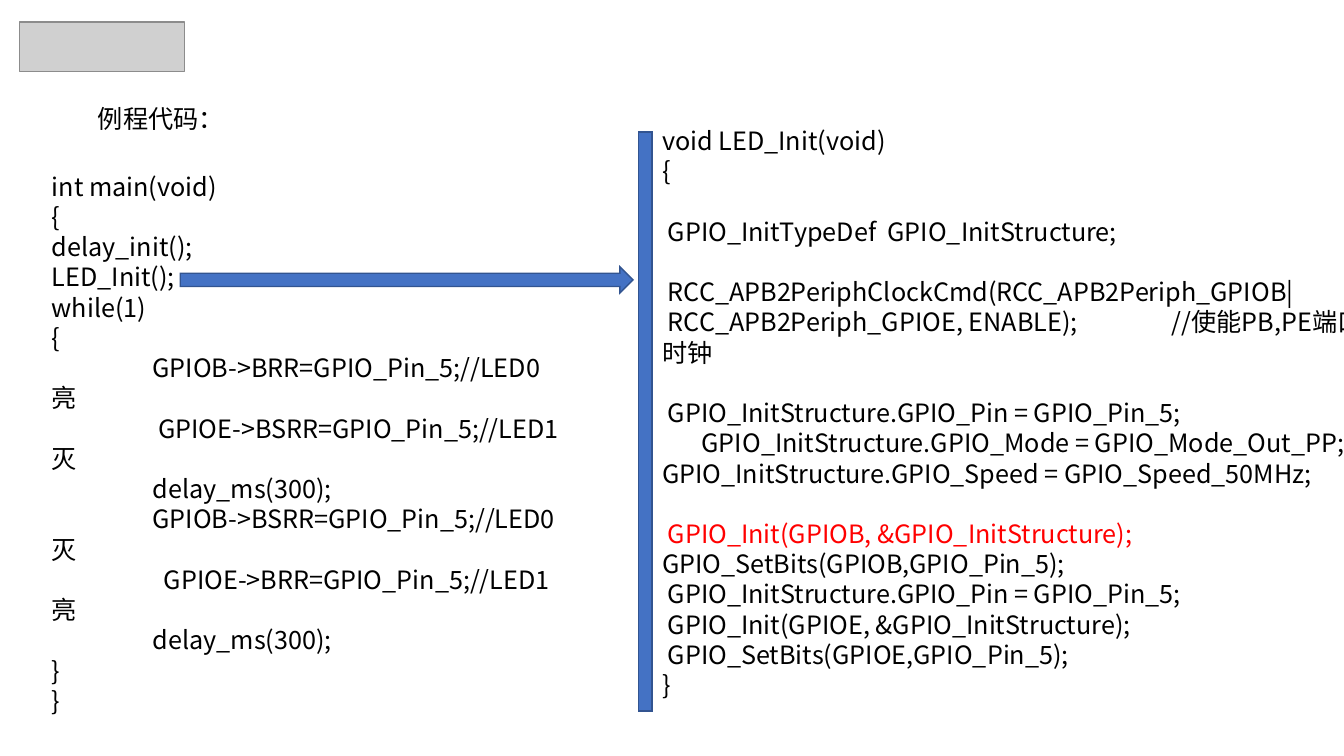
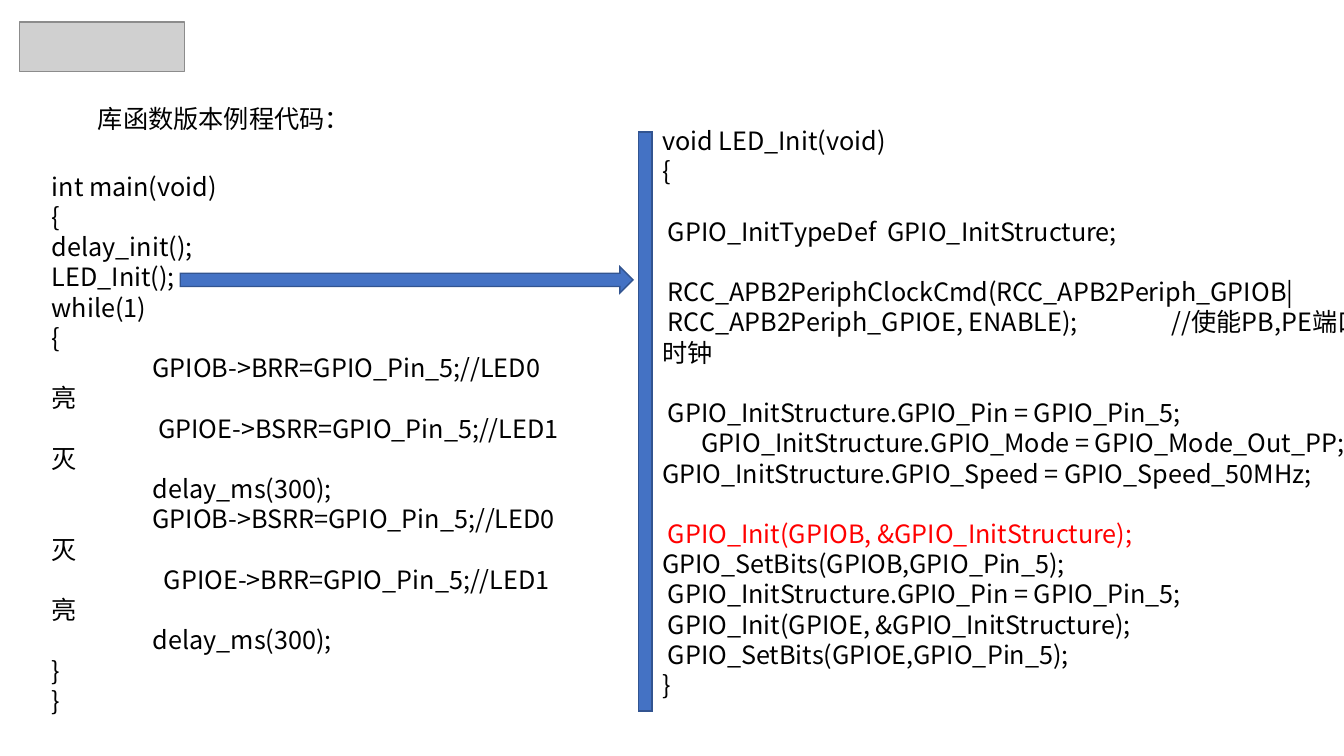
Before and after one commit to JChenne/Weekly-report, a slide deck: slide 6 of 第一次周会汇报内容/周会09-24.pptx (slide 5 before the commit). Drawn at 1344x756 pixels with LibreOffice and Linux fonts; fonts in the diff are those of the drawing; grey boxes stand for pictures. Boxes give left, top, right and bottom in pixels: in the first picture for what was removed or moved away, otherwise in the second. Text is boxed around its words. In the diff, an @@ line names an element or a change of style, - is before the commit and + after.

```diff
--- a/第一次周会汇报内容/周会09-24.pptx
+++ b/第一次周会汇报内容/周会09-24.pptx
@@ text at bbox=[98, 106, 350, 130]: text changed @@
-例程代码：
+库函数版本例程代码：
```
Also in this commit, not shown: 1 other slide changed, 2 other files.
